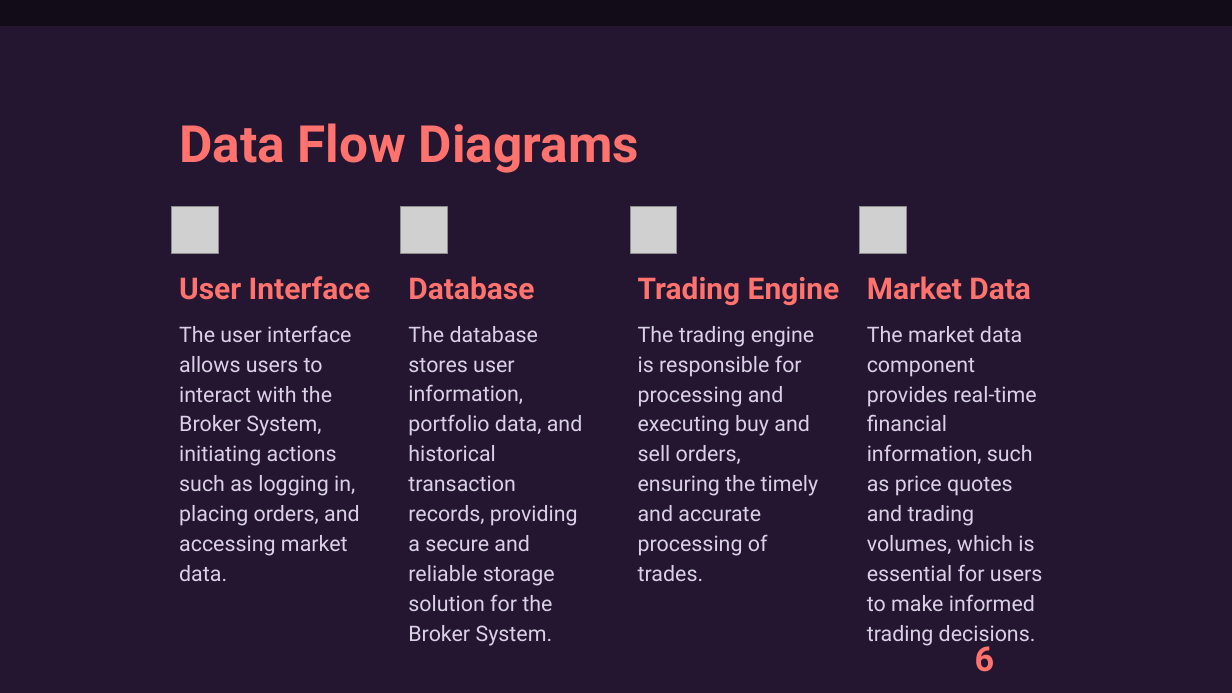
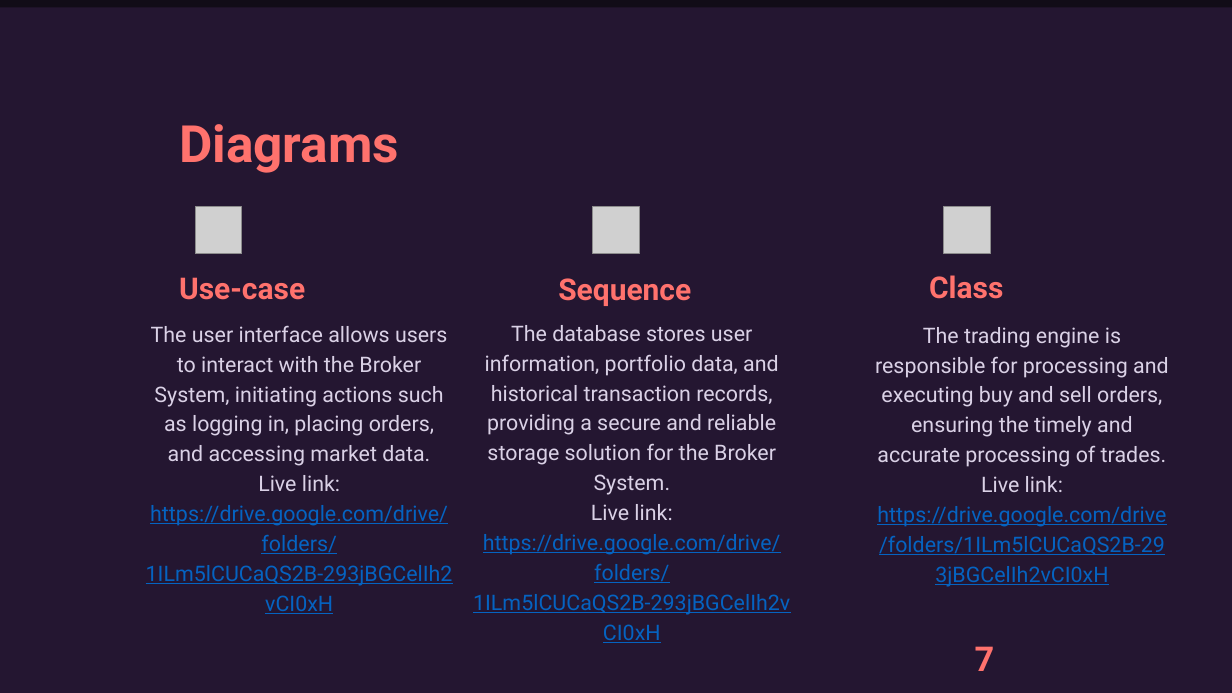
Before and after one commit to WachemoGroupTwo/Broker, a slide deck: slide 7 of geez.pptx (slide 6 before the commit). Drawn at 1232x693 pixels with LibreOffice and Linux fonts; fonts in the diff are those of the drawing; grey boxes stand for pictures. Boxes give left, top, right and bottom in pixels: in the first picture for what was removed or moved away, otherwise in the second. Text is boxed around its words. In the diff, an @@ line names an element or a change of style, - is before the commit and + after.

```diff
--- a/geez.pptx
+++ b/geez.pptx
@@ rectangle: place and size @@
-rectangle at <box>0,26,1232,693</box>
+rectangle at <box>0,8,1232,693</box>
@@ text at <box>179,124,399,173</box>: text changed @@
-Data Flow Diagrams
+Diagrams
@@ picture: place and size @@
-picture at <box>172,207,219,254</box>
+picture at <box>195,207,242,254</box>
@@ picture: place and size @@
-picture at <box>401,207,448,254</box>
+picture at <box>593,207,640,254</box>
@@ picture removed at <box>859,207,906,254</box> @@
@@ picture: place and size @@
-picture at <box>630,207,677,254</box>
+picture at <box>944,207,991,254</box>
@@ text at <box>179,277,305,300</box>: text changed @@
-User Interface
+Use-case
@@ text at <box>558,278,691,306</box>: text changed @@
-Database
+Sequence
@@ text removed at <box>638,276,840,306</box> @@
-Trading Engine
@@ text removed at <box>867,276,1031,300</box> @@
-Market Data
@@ text added at <box>929,275,1003,299</box>, 28 pt, text #FF726D, bold @@
+Class
@@ text "The user interface allows users ...": place and size @@
-text "The user interface allows users ..." at <box>179,326,360,581</box>
+text "The user interface allows users ..." at <box>150,325,448,526</box>
@@ text at <box>151,325,447,466</box>: alignment left to centre @@
@@ text "The database stores user information, ...": place and size @@
-text "The database stores user information, ..." at <box>408,326,583,646</box>
+text "The database stores user information, ..." at <box>483,325,781,583</box>
@@ text at <box>485,325,779,495</box>: alignment left to centre @@
@@ text "The trading engine is responsible ...": place and size @@
-text "The trading engine is responsible ..." at <box>638,326,819,581</box>
+text "The trading engine is responsible ..." at <box>875,327,1169,527</box>
@@ text removed at <box>867,326,1042,647</box> @@
-The market data component provides real-time financial information, such as price quotes and trading volumes, which is essential for users to make informed trading decisions.
@@ text at <box>875,327,1169,467</box>: alignment left to centre @@
@@ text at <box>150,475,448,526</box>: paragraphs added @@
+Live link:
+https://drive.google.com/drive/folders/1ILm5lCUCaQS2B-293jBGCelIh2vCI0xH
@@ text at <box>877,476,1166,527</box>: paragraph added @@
+Live link: https://drive.google.com/drive/folders/1ILm5lCUCaQS2B-293jBGCelIh2vCI0xH
@@ text at <box>483,504,781,583</box>: paragraphs added @@
+Live link:
+https://drive.google.com/drive/folders/1ILm5lCUCaQS2B-293jBGCelIh2vCI0xH
@@ page number at <box>975,646,995,671</box>: text changed @@
-6
+7
```
Also in this commit, not shown: 8 other slides changed, 1 slide added.
